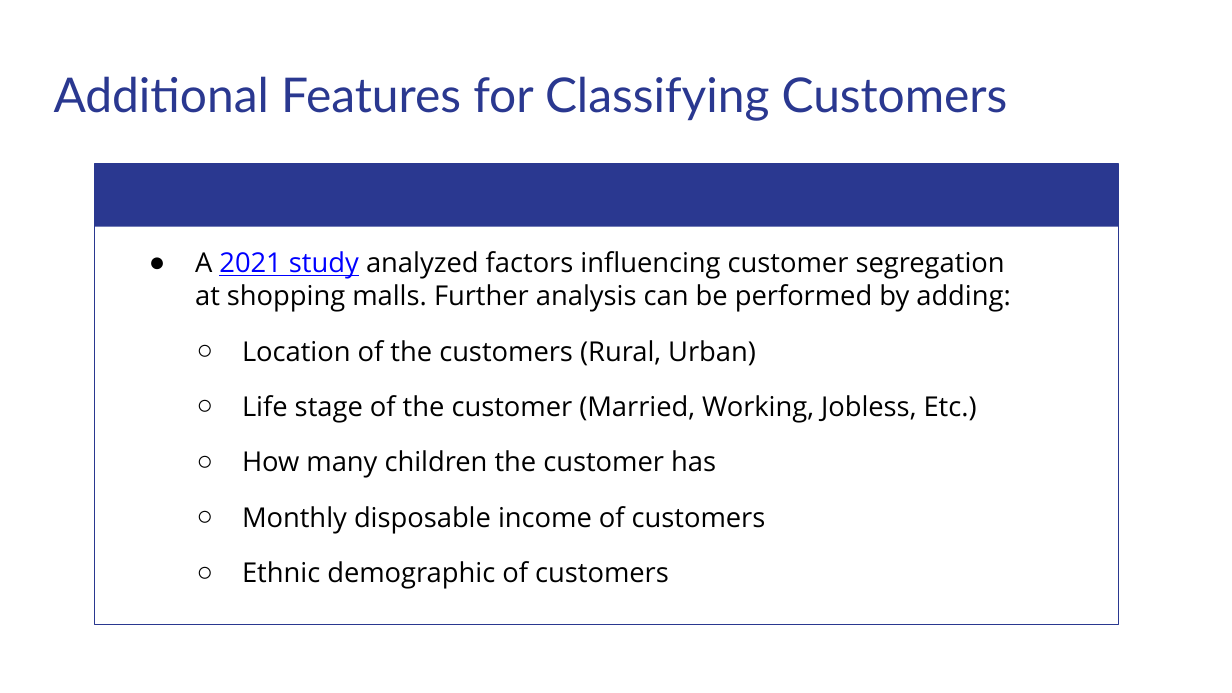
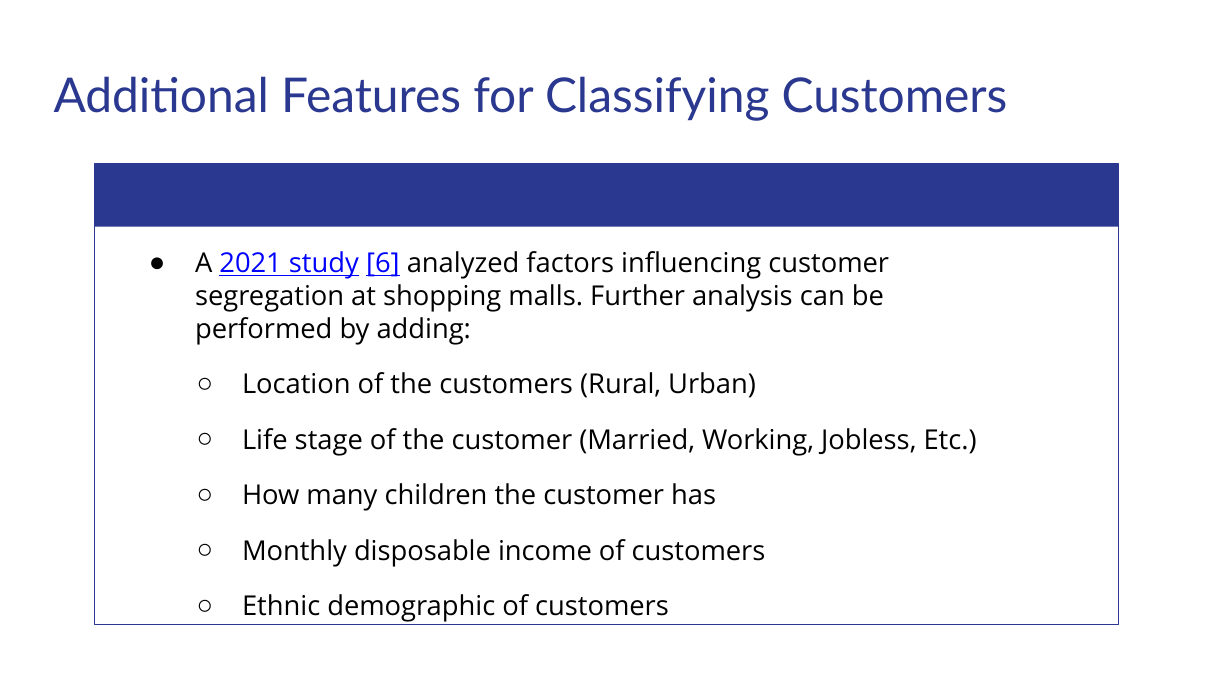
Before and after one commit to matthewshawnkehoe/Data-Science-Projects, a slide deck: slide 30 of Capstone Projects/Capstone_Three_Unsupervised_ML/Classifying_Mall_Customers.pptx. Drawn at 1232x693 pixels with LibreOffice and Linux fonts; fonts in the diff are those of the drawing. Boxes give left, top, right and bottom in pixels: in the first picture for what was removed or moved away, otherwise in the second. Text is boxed around its words. In the diff, an @@ line names an element or a change of style, - is before the commit and + after.

Commit message:
Updated mall customer analysis

```diff
--- a/Capstone Projects/Capstone_Three_Unsupervised_ML/Classifying_Mall_Customers.pptx
+++ b/Capstone Projects/Capstone_Three_Unsupervised_ML/Classifying_Mall_Customers.pptx
@@ text at (x1=195, y1=251, x2=889, y2=345): text changed @@
-● A 2021 study analyzed factors influencing customer segregation at shopping malls. Further analysis can be performed by adding:
+● A 2021 study [6] analyzed factors influencing customer segregation at shopping malls. Further analysis can be performed by adding:
```
Also in this commit, not shown: 8 other slides changed, 2 slides added.
